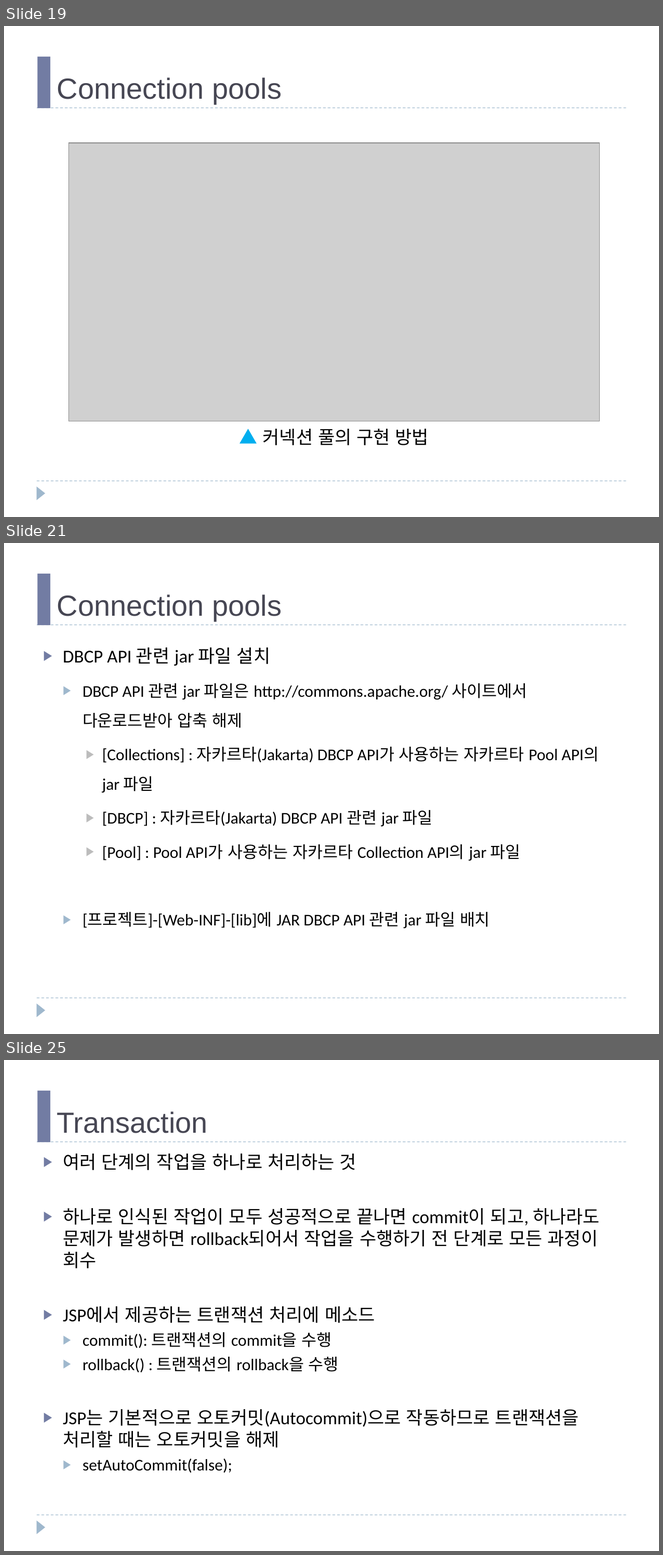
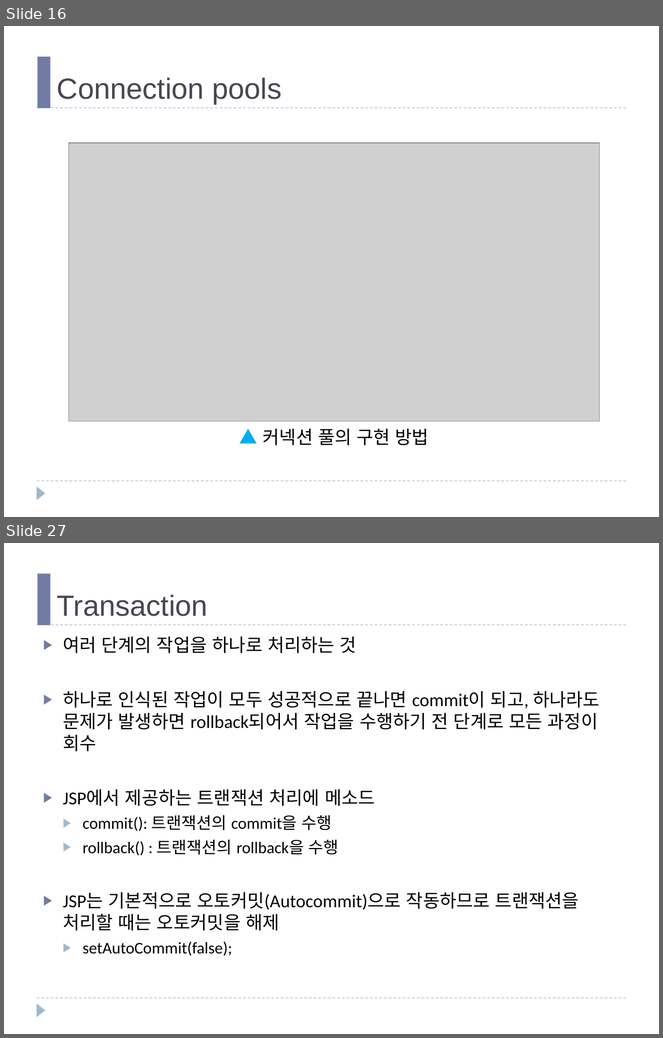
Before and after one commit to mail2HChoi/PatternSW, a slide deck: 강의교재/패턴기반SW개발_Ch09_JDBC.pptx. Shown one above the other, each under a label of ours: slides 19, 21 and 25 before the commit, slides 16 and 27 after it; the slides between them are not shown. The pictures are 663x1555 and 663x1038 pixels, drawn with LibreOffice and Linux fonts; fonts in the diff are those of the drawing; grey boxes stand for pictures. Boxes give left, top, right and bottom in pixels: in the first picture for what was removed or moved away, otherwise in the second. Text is boxed around its words. In the diff, an @@ line names an element or a change of style, - is before the commit and + after.

```diff
--- a/강의교재/패턴기반SW개발_Ch09_JDBC.pptx
+++ b/강의교재/패턴기반SW개발_Ch09_JDBC.pptx
@@ slide 21 removed at [4, 543, 659, 1034], background #FFFFFF; not listed: 4 template elements that a slide beside it also shows @@
@@ title removed at [57, 594, 282, 622] @@
-Connection pools
@@ text removed at [63, 648, 599, 929] @@
-▶ DBCP API 관련 jar 파일 설치
-  ▶ DBCP API 관련 jar 파일은 http://commons.apache.org/ 사이트에서 다운로드받아 압축 해제
-    ▶ [Collections] : 자카르타(Jakarta) DBCP API가 사용하는 자카르타 Pool API의 jar 파일
-    ▶ [DBCP] : 자카르타(Jakarta) DBCP API 관련 jar 파일
-    ▶ [Pool] : Pool API가 사용하는 자카르타 Collection API의 jar 파일
-  ▶ [프로젝트]-[Web-INF]-[lib]에 JAR DBCP API 관련 jar 파일 배치
@@ what was slide 19 is now slide 16 @@
@@ what was slide 25 is now slide 27 @@
```
Also in this commit, not shown: 7 slides changed, 4 slides added, 1 other slide removed, 1 other file.
